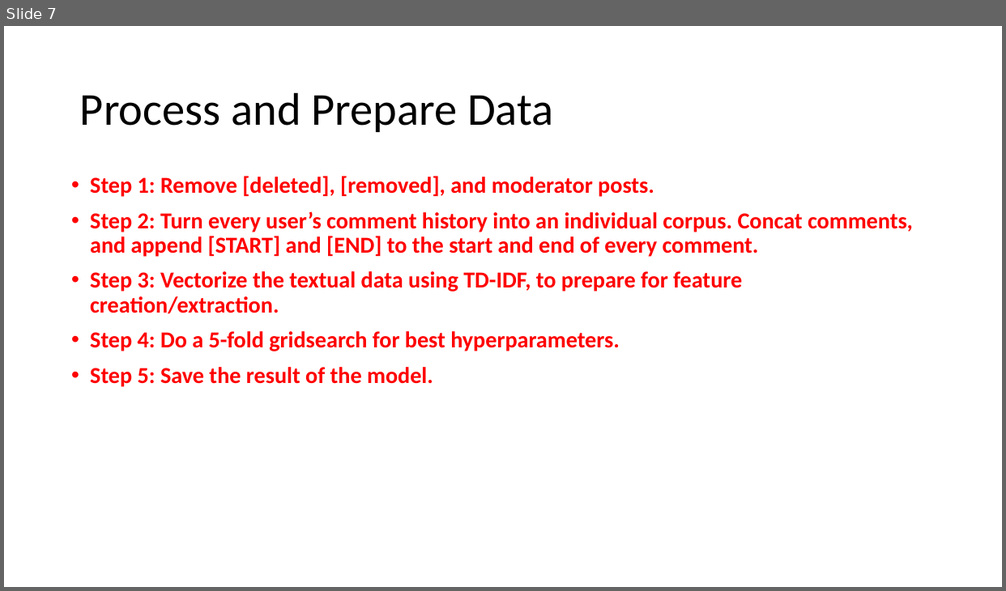
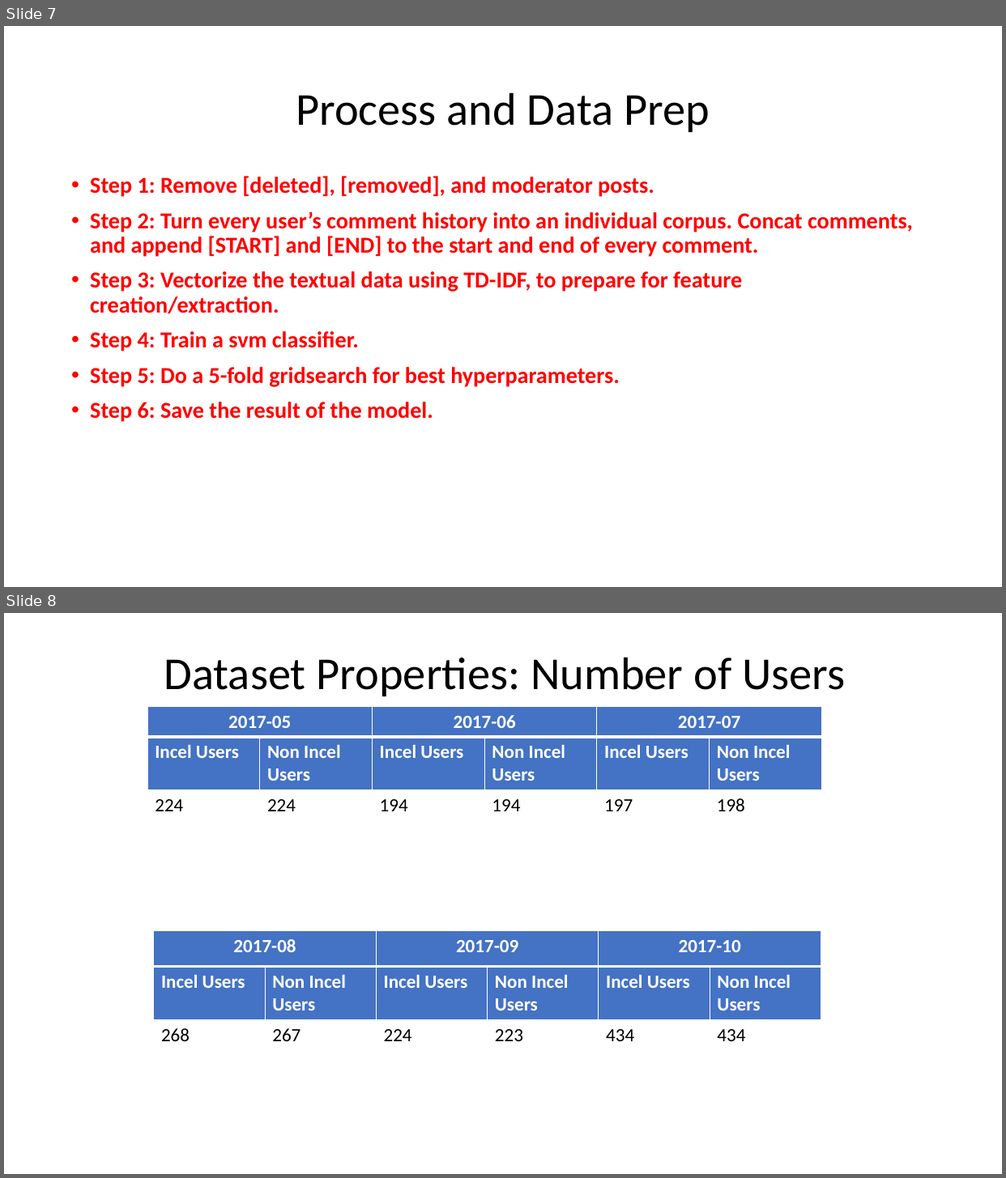
Before and after one commit to Spyrix/RedditUserClassification, a slide deck: Project_Presentation.pptx. Shown one above the other, each under a label of ours: slide 7 before the commit, slides 7 and 8 after it. The pictures are 1006x591 and 1006x1178 pixels, drawn with LibreOffice and Linux fonts; fonts in the diff are those of the drawing. Boxes give left, top, right and bottom in pixels: in the first picture for what was removed or moved away, otherwise in the second. Text is boxed around its words. In the diff, an @@ line names an element or a change of style, - is before the commit and + after.

```diff
--- a/Project_Presentation.pptx
+++ b/Project_Presentation.pptx
@@ slide 8 added at (4,613,1002,1174), background #FFFFFF @@
@@ title added at (164,657,845,696), 44 pt, text #000000 @@
+Dataset Properties: Number of Users
@@ table added at (147,707,821,925), 3 rows, 6 columns @@
+2017-05 |  | 2017-06 |  | 2017-07 | 
+Incel Users | Non Incel Users | Incel Users | Non Incel Users | Incel Users | Non Incel Users
+224 | 224 | 194 | 194 | 197 | 198
@@ table added at (154,931,823,1127), 3 rows, 6 columns @@
+2017-08 |  | 2017-09 |  | 2017-10 | 
+Incel Users | Non Incel Users | Incel Users | Non Incel Users | Incel Users | Non Incel Users
+268 | 267 | 224 | 223 | 434 | 434
@@ slide 7 changed as well @@
@@ title at (296,92,710,132): text changed @@
-Process and Prepare Data
+Process and Data Prep
@@ text at (90,331,620,422): text changed @@
-• Step 4: Do a 5-fold gridsearch for best hyperparameters.
-• Step 5: Save the result of the model.
+• Step 4: Train a svm classifier.
+• Step 5: Do a 5-fold gridsearch for best hyperparameters.
+• Step 6: Save the result of the model.
```
Also in this commit, not shown: 9 other slides changed, 5 other slides added, 4 slides removed, 3 other files.
